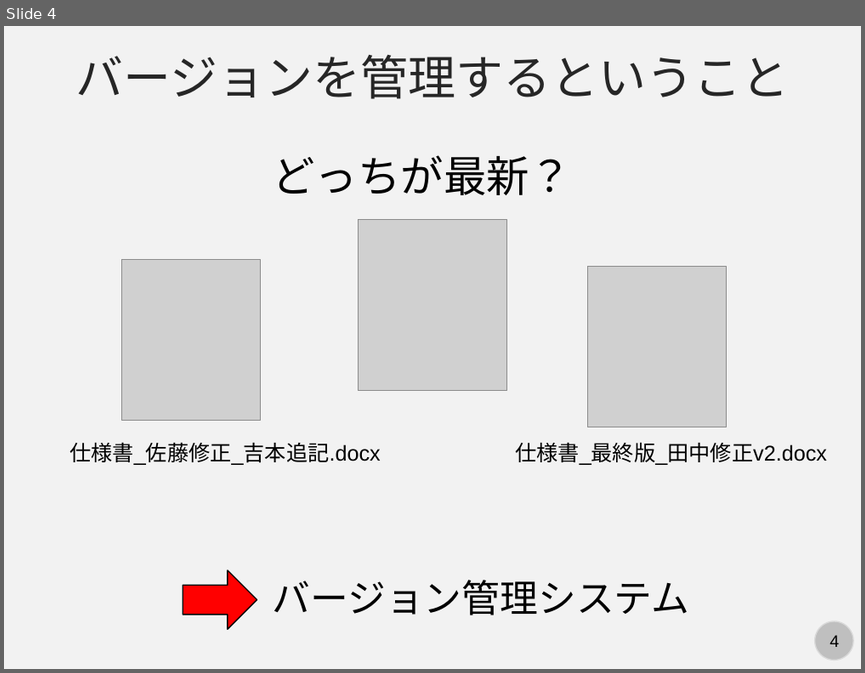
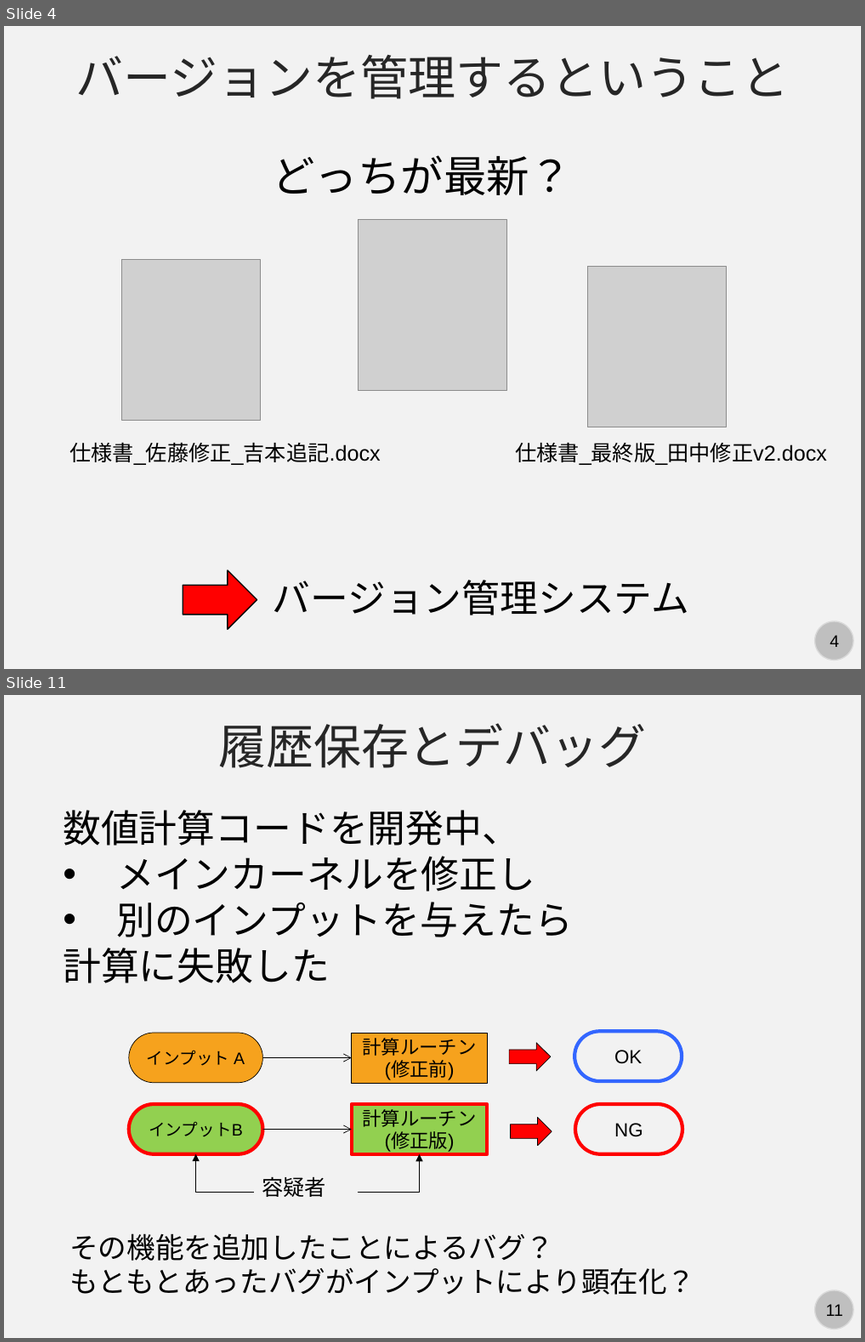
Before and after one commit to kaityo256/github, a slide deck: vcs/fig/slide.pptx. Shown one above the other, each under a label of ours: slide 4 before the commit, slides 4 and 11 after it; the slides between them are not shown. The pictures are 865x673 and 865x1342 pixels, drawn with LibreOffice and Linux fonts; fonts in the diff are those of the drawing; grey boxes stand for pictures. Boxes give left, top, right and bottom in pixels: in the first picture for what was removed or moved away, otherwise in the second. Text is boxed around its words. In the diff, an @@ line names an element or a change of style, - is before the commit and + after.

```diff
--- a/vcs/fig/slide.pptx
+++ b/vcs/fig/slide.pptx
@@ slide 11 added at (4,695,861,1338), background #F2F2F2; not listed: 2 template elements that a slide beside it also shows @@
@@ text added at (218,723,647,768), 40 pt, text #262626 @@
+履歴保存とデバッグ
@@ text added at (63,810,572,983), 32 pt, text #000000 @@
+数値計算コードを開発中、
+• メインカーネルを修正し
+• 別のインプットを与えたら
+計算に失敗した
@@ rounded rectangle added at (129,1032,262,1083), fill #F6A21D, outline #000000 0.5 pt, 14 pt, text #000000 @@
+インプット A
@@ rectangle added at (352,1032,488,1083), fill #F6A21D, outline #000000 0.5 pt, 16 pt, text #000000 @@
+計算ルーチン
+(修正前)
@@ right arrow added at (509,1042,550,1071), fill #FF0000, outline #000000 0.5 pt @@
@@ rounded rectangle added at (574,1031,681,1081), outline #3366FF 3 pt, 16 pt, text #000000 @@
+OK
@@ arrow added from (262, 1057) to (352, 1057), #000000 0.5 pt @@
@@ rounded rectangle added at (129,1104,262,1153), fill #92D050, outline #FF0000 3 pt, 14 pt, text #000000 @@
+インプットB
@@ rectangle added at (352,1104,488,1153), fill #92D050, outline #FF0000 3 pt, 16 pt, text #000000 @@
+計算ルーチン
+(修正版)
@@ right arrow added at (511,1117,551,1145), fill #FF0000, outline #000000 0.5 pt @@
@@ rounded rectangle added at (575,1104,682,1153), outline #FF0000 3 pt, 16 pt, text #000000 @@
+NG
@@ arrow added from (262, 1129) to (352, 1129), #000000 0.5 pt @@
@@ elbow arrow added from (253, 1191) to (196, 1154), #000000 0.5 pt @@
@@ text added at (262,1176,327,1197), 18 pt, text #000000 @@
+容疑者
@@ elbow arrow added from (358, 1191) to (420, 1154), #000000 0.5 pt @@
@@ text added at (69,1233,695,1294), 24 pt, text #000000 @@
+その機能を追加したことによるバグ？
+もともとあったバグがインプットにより顕在化？
```
Also in this commit, not shown: 1 slide changed, 8 other slides added, 1 slide removed.
